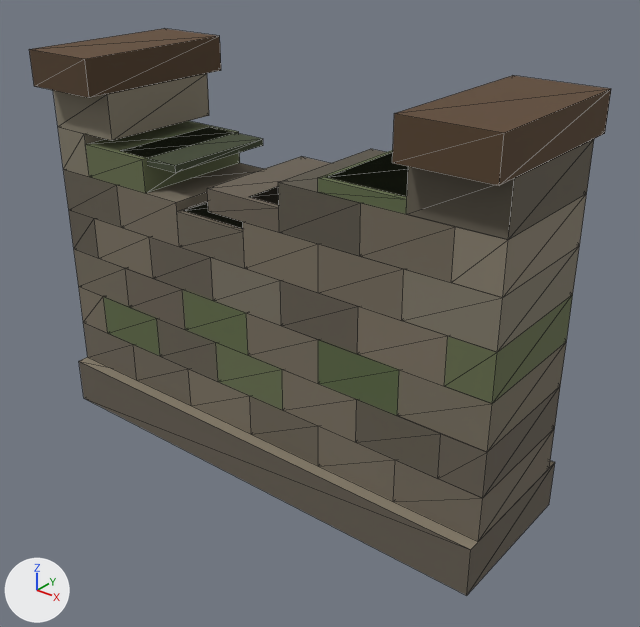
One commit to the glTF model assets/models/ruined-wall/low_poly_ruined_wall.glb: the scene before it, then after it.
Camera for both pictures: a 50 mm lens placed at (2.93, -3.41, 3.07), pointed at (0.18, 0.02, 0.94). Lighting does not change. The marker at lower left points along +X, +Y and +Z. The picture after the commit comes second. Mesh edges are drawn as thin lines. Vertices at exactly the same position are counted once.

Objects in the first picture: 'Wall'.
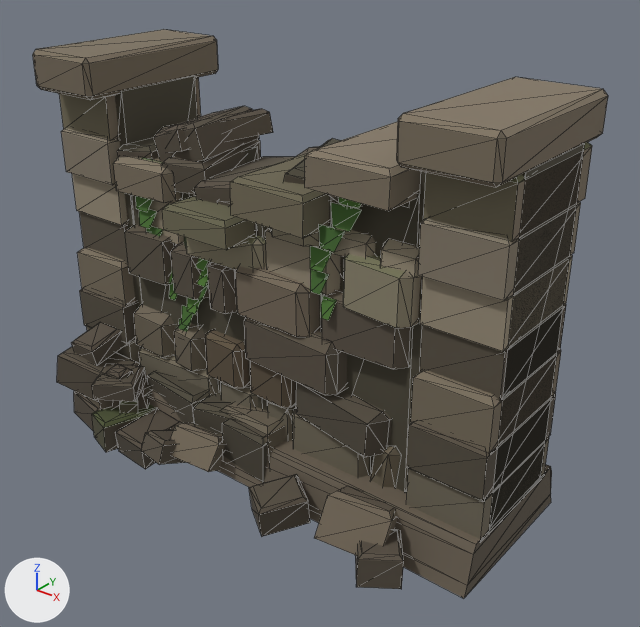
Edits to the bpy script that builds the scene:
```text
Add mat_ruinplant:
    mat_ruinplant = bpy.data.materials.new('RuinPlant')
    mat_ruinplant.use_nodes = True; mat_ruinplant.node_tree.nodes.clear()
    _N = mat_ruinplant.node_tree.nodes; _L = mat_ruinplant.node_tree.links
    n0 = _N.new('ShaderNodeBsdfPrincipled'); n0.name = 'Principled BSDF'
    n0.inputs[2].default_value = 0.85  # 'Roughness'
    n1 = _N.new('ShaderNodeOutputMaterial'); n1.name = 'Material Output'
    n2 = _N.new('ShaderNodeVertexColor'); n2.name = 'Color Attribute'
    _L.new(n0.outputs[0], n1.inputs[0])  # 'BSDF' to 'Surface'
    _L.new(n2.outputs[0], n0.inputs[0])  # 'Color' to 'Base Color'
Change me_wallmesh:
    used by ob_wall; location = (0.0, 0.0, 0.0)
    remove me_wallmesh.from_pydata(...)  # 252 vertices, 576 faces; spans x -1.45..1.45, y -0.5..0.5, z 0.0..2.25
    add me_wallmesh.from_pydata(...)  # 1504 vertices, 2488 faces; spans x -1.45..1.45, y -0.77..0.77, z 0.0..2.25
    me_wallmesh part 1: the loose piece of 196 vertices spanning x -1.45..1.45, y -0.38..0.38, z 0.28..2.05 is rebuilt with 20 vertices and now spans x 0.0..1.45, y -0.28..0.28, z 0.26..2.05
    me_wallmesh part 2: the loose piece of 8 vertices spanning x -1.45..1.45, y -0.44..0.44, z 0.0..0.28 is rebuilt with 16 vertices and now spans x -1.45..1.45, y -0.47..0.47, z 0.0..0.28
    me_wallmesh part 3: the loose piece of 8 vertices spanning x 0.5..0.95, y -0.34..0.34, z 1.83..1.87 is rebuilt with 20 vertices and now spans x 0.58..0.97, y -0.27..0.35, z 1.78..1.86
    me_wallmesh part 4: the loose piece of 8 vertices spanning x -1.45..-0.97, y -0.5..0.5, z 2.05..2.25 is rebuilt with 24 vertices and now spans x -1.45..-0.97, y -0.5..0.5, z 2.03..2.25
    me_wallmesh part 5: the loose piece of 8 vertices spanning x -0.46..-0.02, y -0.34..0.34, z 1.45..1.49 is rebuilt with 12 vertices and now spans x -0.47..-0.01, y -0.49..0.49, z 1.42..1.56
    me_wallmesh part 6: the loose piece of 8 vertices spanning x 0.97..1.45, y -0.5..0.5, z 2.05..2.25 is rebuilt with 24 vertices and now spans x 0.97..1.45, y -0.5..0.5, z 2.03..2.25
    me_wallmesh part 7: 16 vertices removed from x -0.95..0.46, y -0.34..0.34, z 1.63..1.74; 1388 vertices added at x -1.45..1.45, y -0.77..0.77, z 0.0..2.05
    add me_wallmesh.materials.append(mat_ruinplant)
```

Changed parts and their boxes (x1, y1, x2, y2) in the pictures (640 x 627 px):
'Wall', reshaped: before (29, 29, 611, 595); after (33, 29, 608, 598)
part 1 of me_wallmesh, rebuilt (39% narrower, 17% shorter): before (53, 73, 594, 542); after (256, 143, 585, 532)
part 2 of me_wallmesh, rebuilt: before (79, 357, 555, 595); after (149, 389, 552, 598)
part 3 of me_wallmesh, rebuilt (not visible afterwards): before (327, 152, 408, 196)
part 4 of me_wallmesh, rebuilt: before (29, 29, 221, 98); after (33, 29, 218, 100)
part 5 of me_wallmesh, rebuilt: before (184, 202, 243, 228); after (162, 196, 255, 250)
part 6 of me_wallmesh, rebuilt: before (392, 75, 611, 186); after (396, 77, 608, 188)
part 7 of me_wallmesh, reshaped: before (121, 127, 279, 205); after (57, 76, 592, 589)
